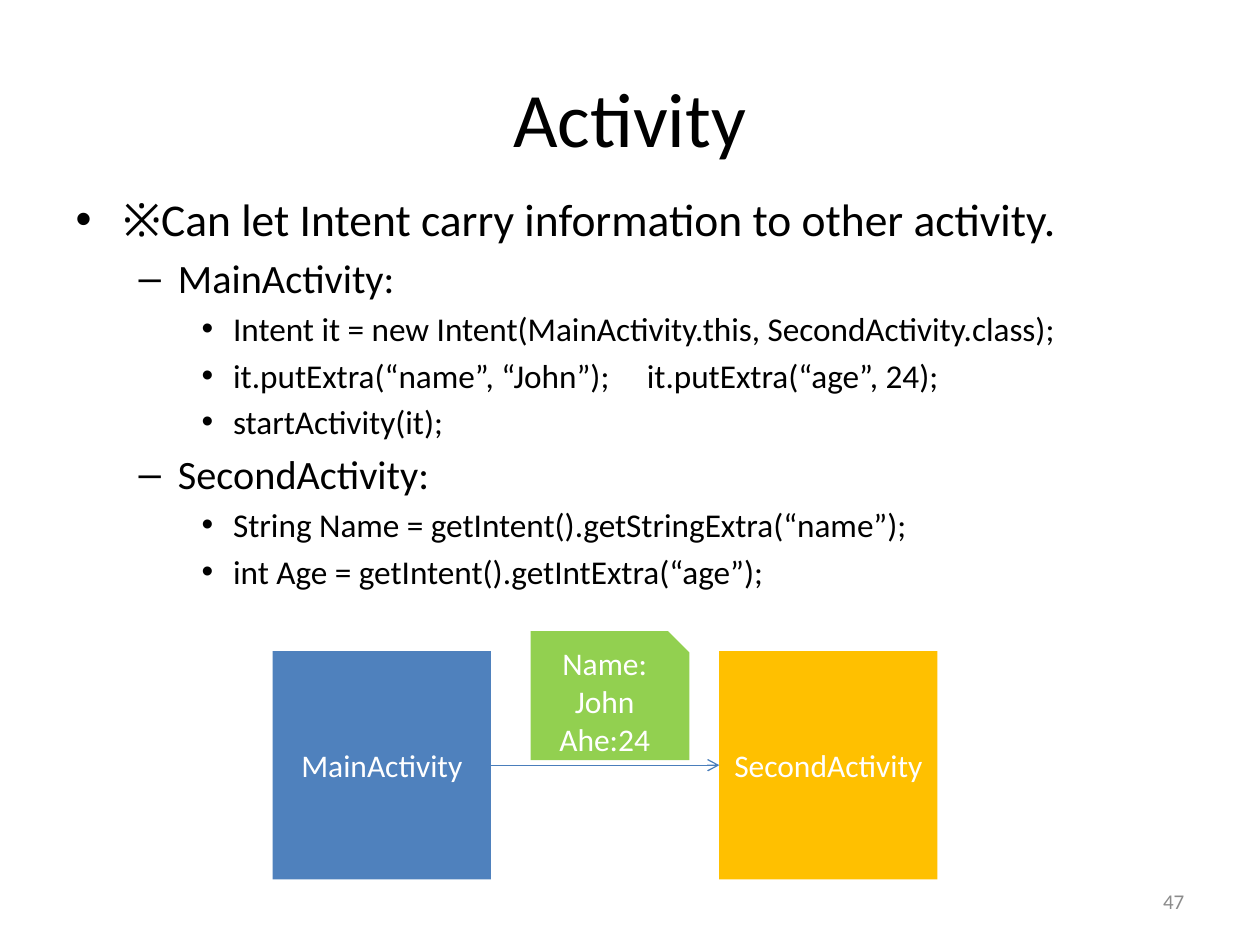
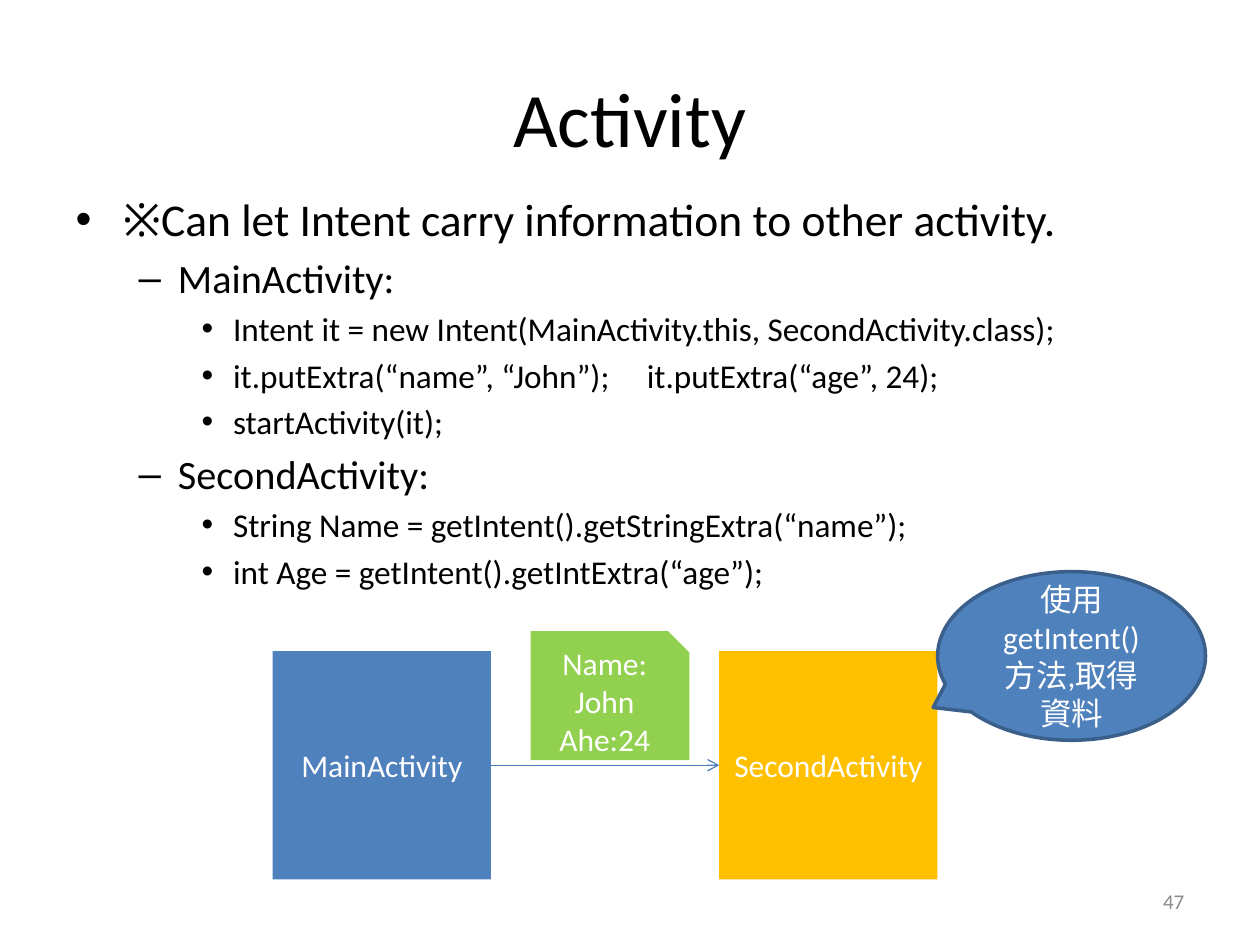
Before and after one commit to hs9021401/FIT_Android, a slide deck: slide 47 of The introduction of Android.pptx. Drawn at 1260x945 pixels with LibreOffice and Linux fonts; fonts in the diff are those of the drawing. Boxes give left, top, right and bottom in pixels: in the first picture for what was removed or moved away, otherwise in the second. Text is boxed around its words. In the diff, an @@ line names an element or a change of style, - is before the commit and + after.

```diff
--- a/The introduction of Android.pptx
+++ b/The introduction of Android.pptx
@@ speech bubble added at <box>937,572,1206,741</box>, fill #4F81BD, outline #3A5F8C 2 pt, 18 pt, text #FFFFFF @@
+使用getIntent()方法,取得資料
```
Also in this commit, not shown: 16 other slides changed, 3 slides added, 2 other files.
